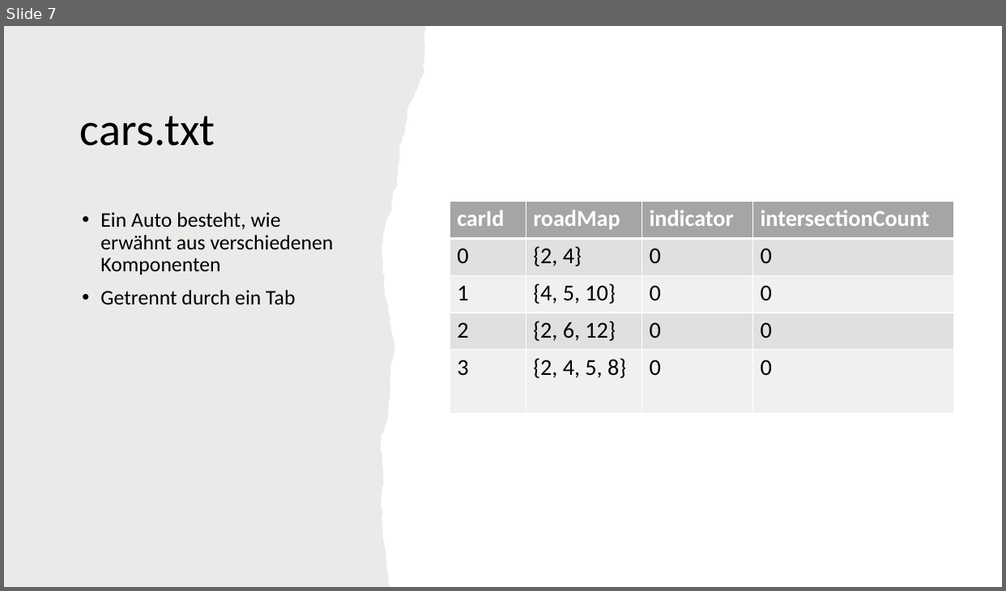
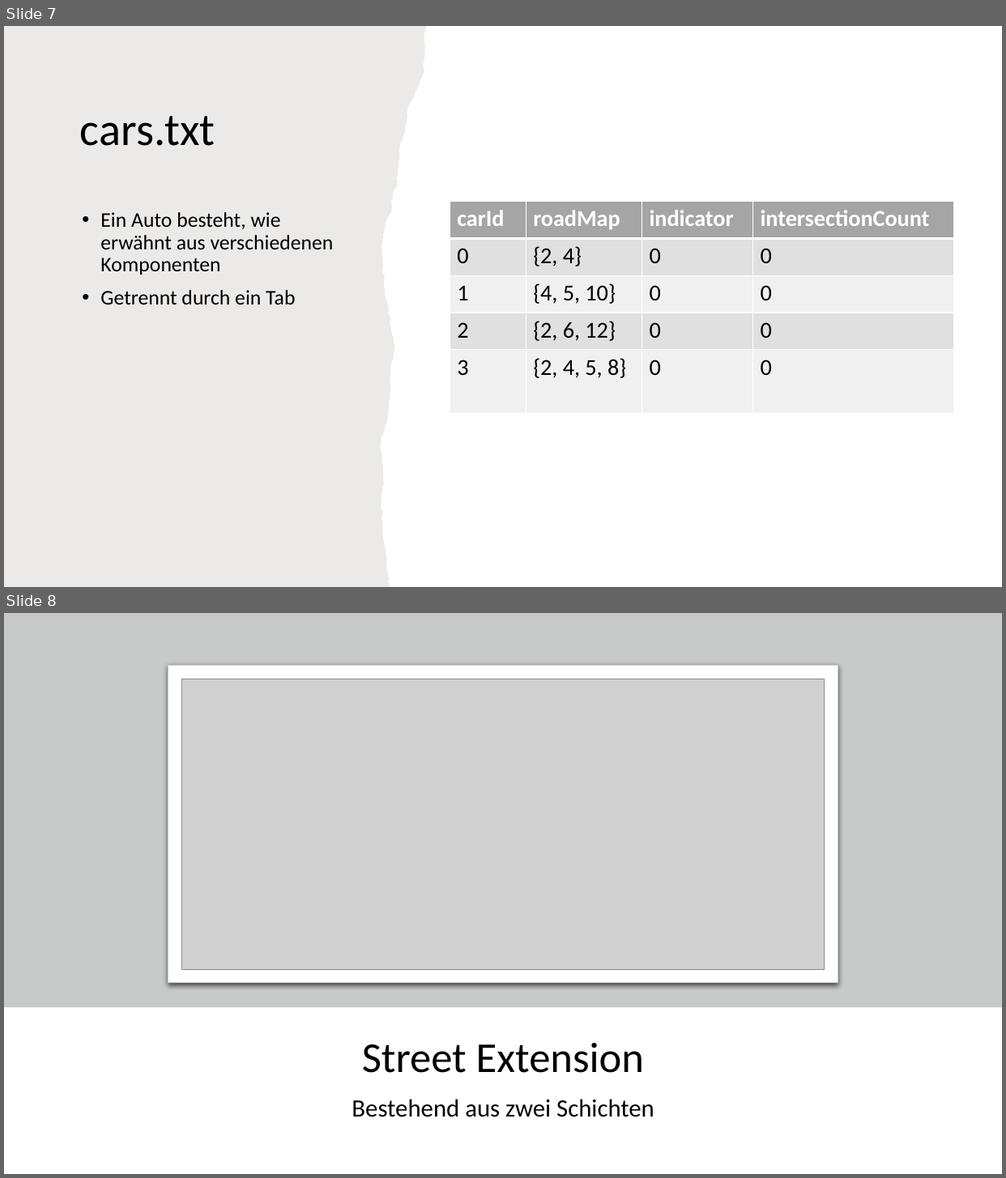
Before and after one commit to code-drey/car_simulation, a slide deck: Presentation/Traffic-flow-modeling-and-analysis.pptx. Shown one above the other, each under a label of ours: slide 7 before the commit, slides 7 and 8 after it. The pictures are 1006x591 and 1006x1178 pixels, drawn with LibreOffice and Linux fonts; fonts in the diff are those of the drawing; grey boxes stand for pictures. Boxes give left, top, right and bottom in pixels: in the first picture for what was removed or moved away, otherwise in the second. Text is boxed around its words. In the diff, an @@ line names an element or a change of style, - is before the commit and + after.

```diff
--- a/Presentation/Traffic-flow-modeling-and-analysis.pptx
+++ b/Presentation/Traffic-flow-modeling-and-analysis.pptx
@@ slide 8 added at [4, 613, 1002, 1174], background #FFFFFF @@
@@ rectangle added at [4, 613, 1002, 1007], fill #C8CACA @@
@@ rounded rectangle added at [168, 666, 838, 983], fill #FFFFFF, outline #C8CACA 0.75 pt @@
@@ picture added at [181, 679, 825, 970] @@
@@ title added at [362, 1043, 644, 1073], 41 pt, text #000000 @@
+Street Extension
@@ subtitle added at [351, 1099, 654, 1118], 24 pt, text #000000 @@
+Bestehend aus zwei Schichten
```
Also in this commit, not shown: 6 slides changed, 2 other slides added, 1 other file.
